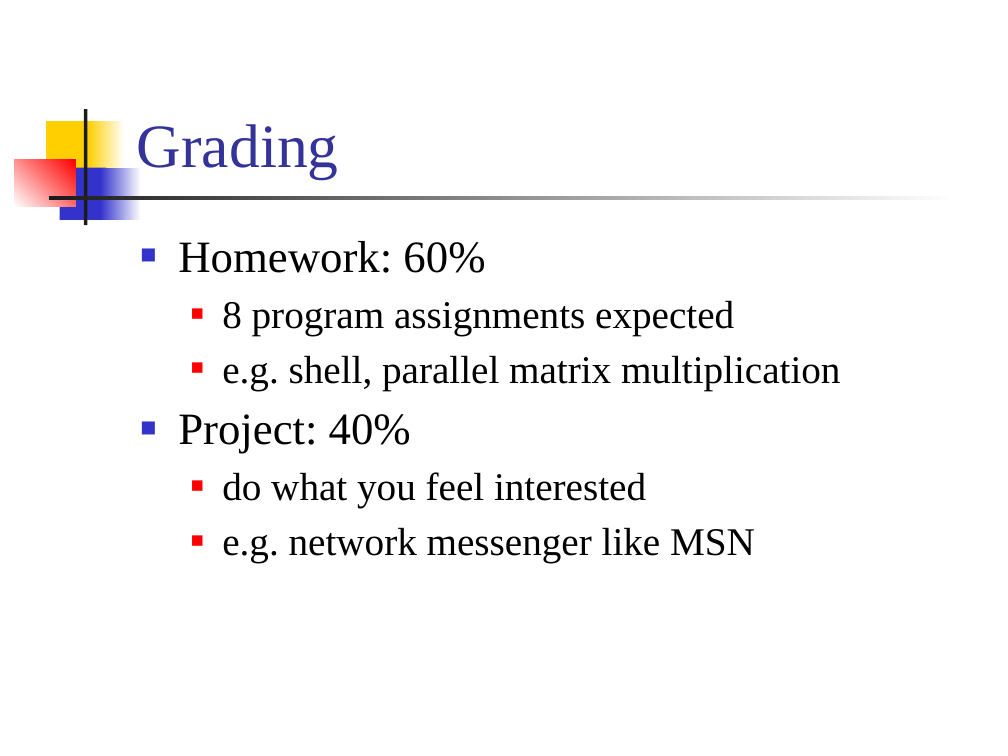
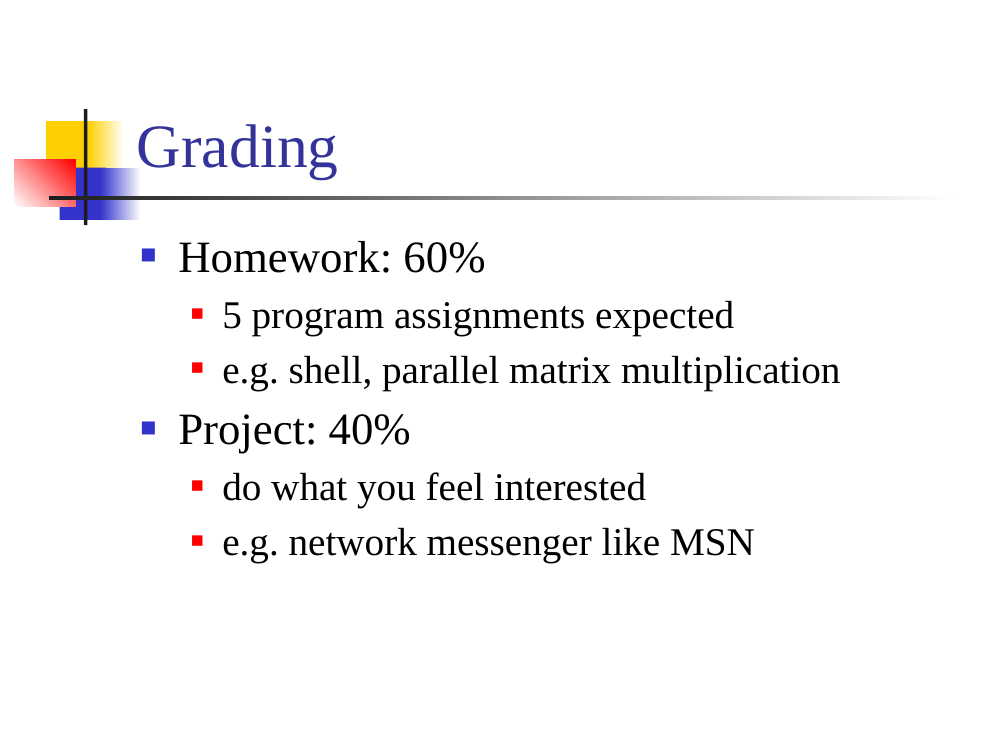
Before and after one commit to CGUSystemCourses/Unix-2017, a slide deck: slide 4 of lec00-course_intro/lec00-unix_course_intro.pptx. Drawn at 1008x756 pixels with LibreOffice and Linux fonts; fonts in the diff are those of the drawing. Boxes give left, top, right and bottom in pixels: in the first picture for what was removed or moved away, otherwise in the second. Text is boxed around its words. In the diff, an @@ line names an element or a change of style, - is before the commit and + after.

```diff
--- a/lec00-course_intro/lec00-unix_course_intro.pptx
+++ b/lec00-course_intro/lec00-unix_course_intro.pptx
@@ text at [222, 300, 734, 335]: text changed @@
-  ■ 8 program assignments expected
+  ■ 5 program assignments expected
```
Also in this commit, not shown: 2 other slides changed.
